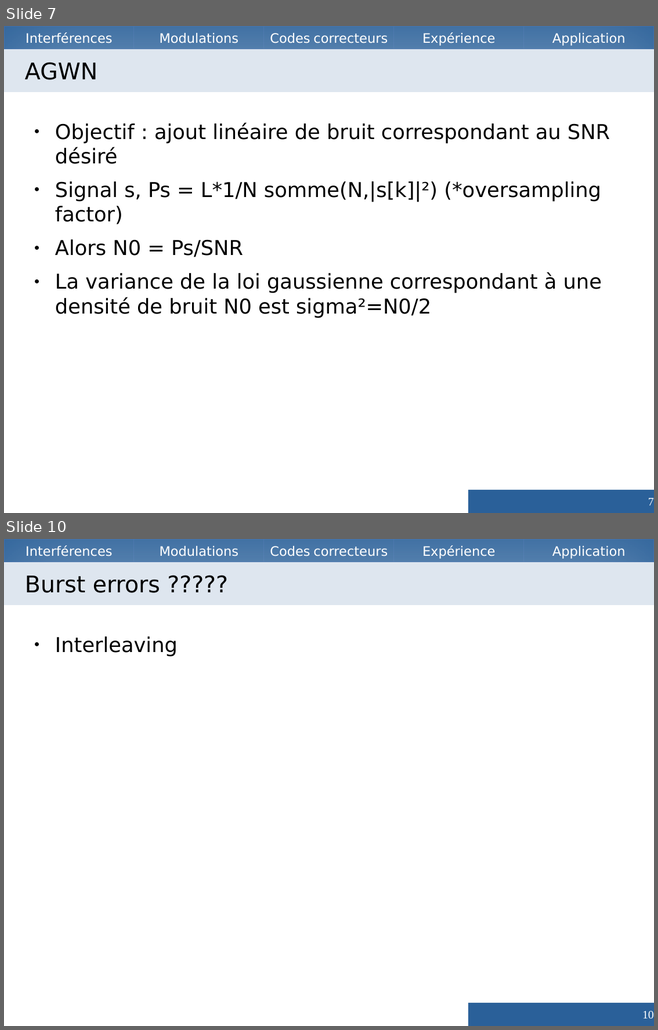
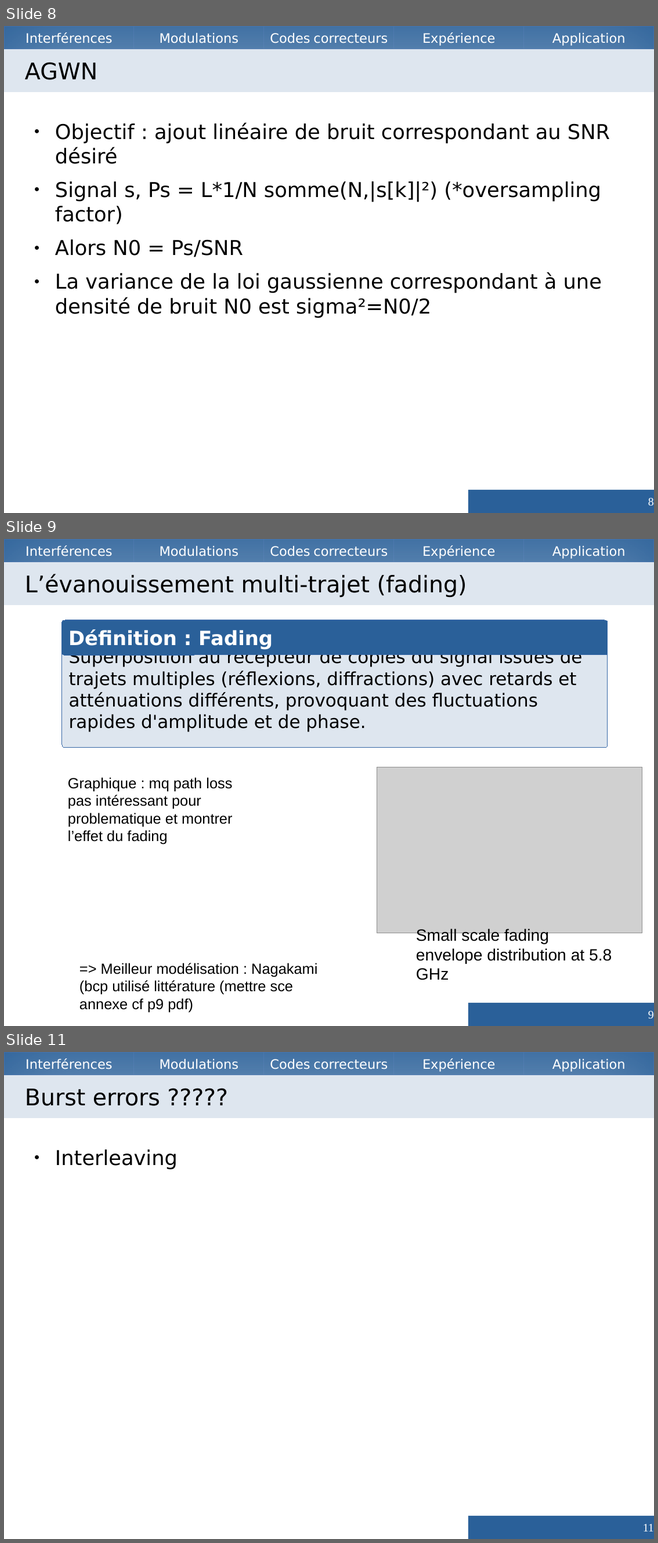
Before and after one commit to Vzrod/tipe, a slide deck: TIPE.odp. Shown one above the other, each under a label of ours: slides 7 and 10 before the commit, slides 8, 9 and 11 after it; the slides between them are not shown. The pictures are 658x1030 and 658x1543 pixels, drawn with LibreOffice and Linux fonts; fonts in the diff are those of the drawing; grey boxes stand for pictures. Boxes give left, top, right and bottom in pixels: in the first picture for what was removed or moved away, otherwise in the second. Text is boxed around its words. In the diff, an @@ line names an element or a change of style, - is before the commit and + after.

```diff
--- a/TIPE.odp
+++ b/TIPE.odp
@@ slide 9 added at (4, 539, 654, 1026), background #FFFFFF; not listed: 5 template elements that a slide beside it also shows @@
@@ title added at (4, 562, 654, 605), fill #DEE6EF, 28 pt, text #000000 @@
+L’évanouissement multi-trajet (fading)
@@ rounded rectangle added at (62, 620, 607, 748), fill #DEE6EF, outline #3465A4 0 pt, 22 pt, text #000000 @@
+Superposition au récepteur de copies du signal issues de trajets multiples (réflexions, diffractions) avec retards et atténuations différents, provoquant des fluctuations rapides d'amplitude et de phase.
@@ rounded rectangle added at (62, 620, 607, 655), fill #2A6099, outline #3465A4 0 pt, 24 pt, text #FFFFFF, bold @@
+Définition : Fading
@@ text added at (68, 777, 232, 845), 18 pt, text #000000 @@
+Graphique : mq path loss pas intéressant pour problematique et montrer l’effet du fading
@@ picture added at (377, 767, 643, 933) @@
@@ text added at (416, 929, 611, 980), 20 pt, text #000000 @@
+Small scale fading envelope distribution at 5.8 GHz
@@ text added at (79, 963, 317, 1012), 18 pt, text #000000 @@
+=> Meilleur modélisation : Nagakami (bcp utilisé littérature (mettre sce annexe cf p9 pdf)
@@ page number added at (468, 1003, 654, 1026), fill #2A6099, 14 pt, text #FFFFFF @@
+9
@@ what was slide 7 is now slide 8 @@
@@ page number at (648, 498, 654, 506): text changed @@
-7
+8
@@ what was slide 10 is now slide 11 @@
@@ page number at (643, 1524, 654, 1532): text changed @@
-10
+11
```
Also in this commit, not shown: 5 other slides added, 5 slides removed, 4 other files.
